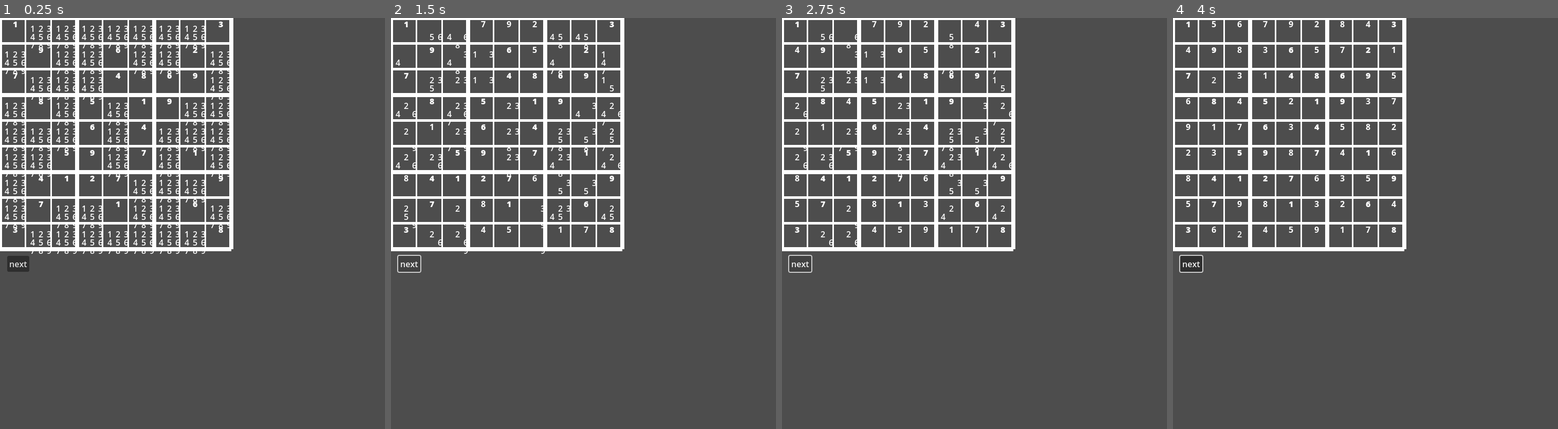
Above: before the commit, frames 1-4 (left to right).
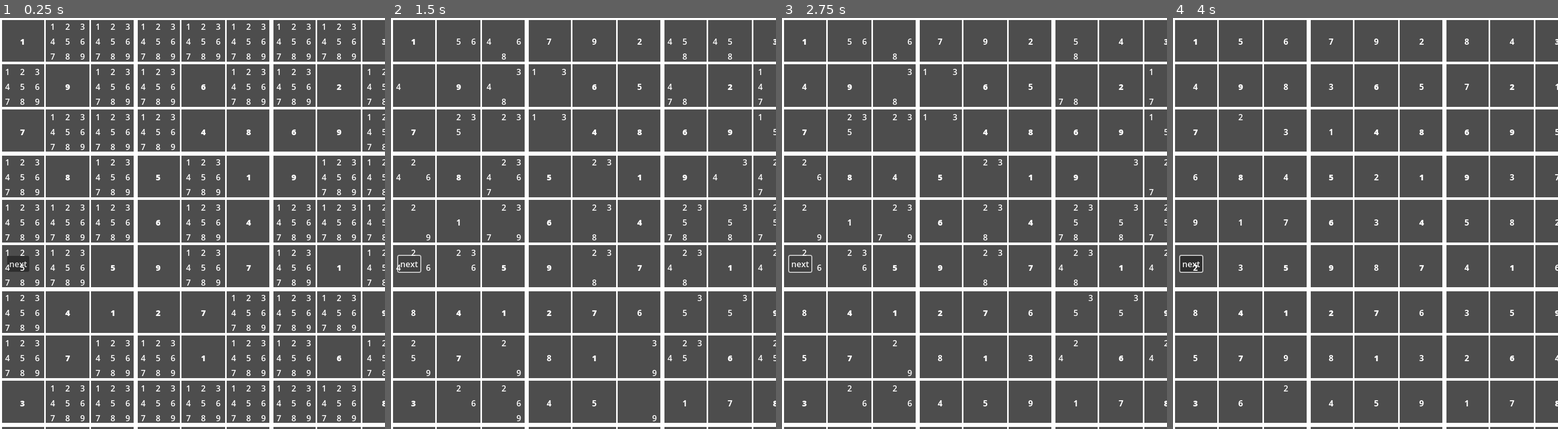
Above: after the commit, the same moments.

Repository: schneiderlin/sudoku
Game: Godot game, scene res://Sudoku.tscn
Same seed, same stepped clock (60 frames per second), same inputs: the game is played once before the commit and once after it.
Inputs (mouse positions are in pixels of both pictures, inside the frame that each line leads up to):
- Up to frame 1 (0.25 s): no input
- Up to frame 2 (1.5 s): click "next" at 0.5 s; click "next" at 1.25 s
- Up to frame 3 (2.75 s): click "next" at 2 s
- Up to frame 4 (4 s): tap Enter at 2.75 s; move the mouse to (1450, 202) at 2.77 s; tap 0 at 2.85, 3.6 s; click (1450, 202) at 2.92 s; tap Space at 3.5 s; move the mouse to (1288, 244) at 3.52 s; click (1288, 244) at 3.67 s

The runs differ from the first frame. In frame 1, 23% of the frame differs, in the area x 0-100%, y 0-100%; in frame 2, 19%; in frame 3, 19%; in frame 4, 18%.

Commit message:
fix magic number offset

Diff:
--- a/Sudoku.gd
+++ b/Sudoku.gd
@@ -3,10 +3,10 @@
 const bold_font = preload("res://assets/fonts/BoldFont.tres")
 const extra_bold_font = preload("res://assets/fonts/ExtraBoldFont.tres")
 
-const height = 450
-const width = 450
+const height = 800
+const width = 800
 const gap = height / 9
-const magic = Vector2(0, -gap/2)
+const magic = Vector2(-5, -10)
 
 @onready var label = $Label
 
@@ -278,7 +278,8 @@
 		if state[row][col] == 0:
 			add_number(row, col, number)
 		else:
-			labels[row][col].free()
+			if labels[row][col]:
+				labels[row][col].free()
 			add_number(row, col, number)
 
 func add_fix_number(row, col, number):
@@ -308,7 +309,7 @@
 func add_note(row, col, number):
 	var label = Label.new()
 	label.text = str(number)
-	var position = grid_idx_to_position(row, col)
+	var position = grid_idx_to_position(row, col) + magic
 	match number:
 		1: position += Vector2(-gap/3, -gap/3)
 		2: position += Vector2(0, -gap/3)
